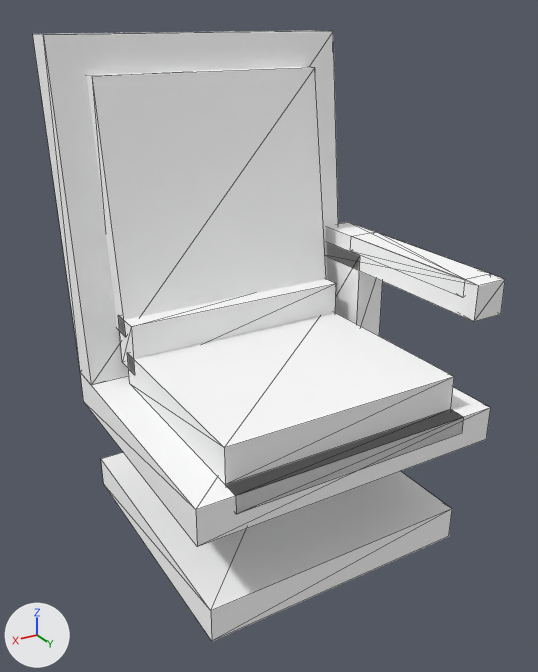
Two versions of the OBJ model src/main/resources/assets/vandorlabs/models/block/pilot_seat_height_2_arms_2.obj, one commit apart.
Camera for both pictures: a 50 mm camera at (1.76, 1.55, 1.81) aimed at (0.51, -0.53, 0.76). The lights are fixed; the arrows at lower left show +X, +Y and +Z. The first picture is the older version. Mesh edges are drawn as thin lines. Where no turn or scale is listed for an object, it has been applied to the vertices. Vertices at exactly the same position are counted once.

Before the edit, the objects in view are built like this:
```python
me_pilot_seat_height_2_arms_2 = bpy.data.meshes.new('pilot_seat_height_2_arms_2')
me_pilot_seat_height_2_arms_2.from_pydata(...)  # 84 vertices, 132 faces; spans x -0.12..1.06, y -1.12..0.0, z 0.0..1.75
# faces by material slot: [60, 12, 36, 24]
me_pilot_seat_height_2_arms_2.materials.append(mat_frame)  # its picture is missing
me_pilot_seat_height_2_arms_2.materials.append(mat_shell)  # its picture is missing
me_pilot_seat_height_2_arms_2.materials.append(mat_fabric)  # its picture is missing
me_pilot_seat_height_2_arms_2.materials.append(mat_inset)  # its picture is missing
ob_pilot_seat_height_2_arms_2 = bpy.data.objects.new('pilot_seat_height_2_arms_2', me_pilot_seat_height_2_arms_2)
ob_pilot_seat_height_2_arms_2.location = (0.0, 0.0, 0.0)
```
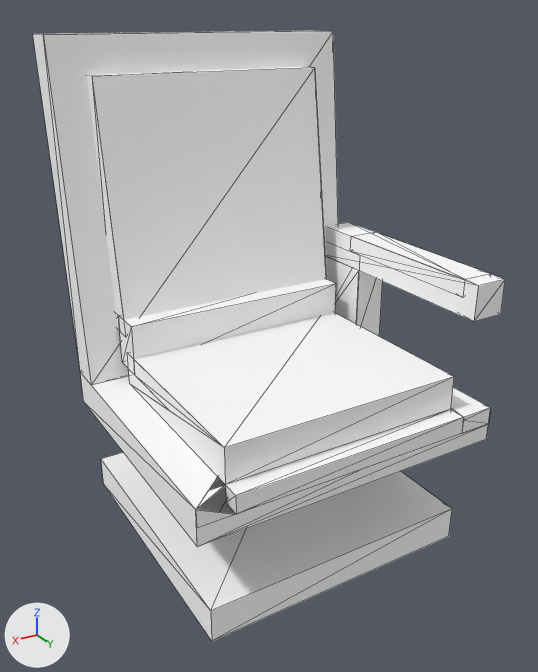
Changed parts and their boxes (x1, y1, x2, y2) in the pictures (538 x 672 px):
part 1 of me_pilot_seat_height_2_arms_2, cut back: (92, 84, 491, 547) in both

The edits, one by one:
me_pilot_seat_height_2_arms_2 is used by ob_pilot_seat_height_2_arms_2; location (0.0, 0.0, 0.0).
me_pilot_seat_height_2_arms_2 had 84 vertices, 132 faces and spanned x -0.12..1.06, y -1.12..0.0, z 0.0..1.75.
me_pilot_seat_height_2_arms_2 now has 114 vertices, 154 faces and spans x -0.12..1.06, y -1.12..0.0, z 0.0..1.75.
Part 1, on me_pilot_seat_height_2_arms_2:
15 faces are deleted.
30 vertices are added at x -0.12..1.06, y -1.0..0.0, z 0.5..1.19.
25 new faces join them, mat_frame (its picture is missing).
12 new faces join them, mat_fabric (its picture is missing).
